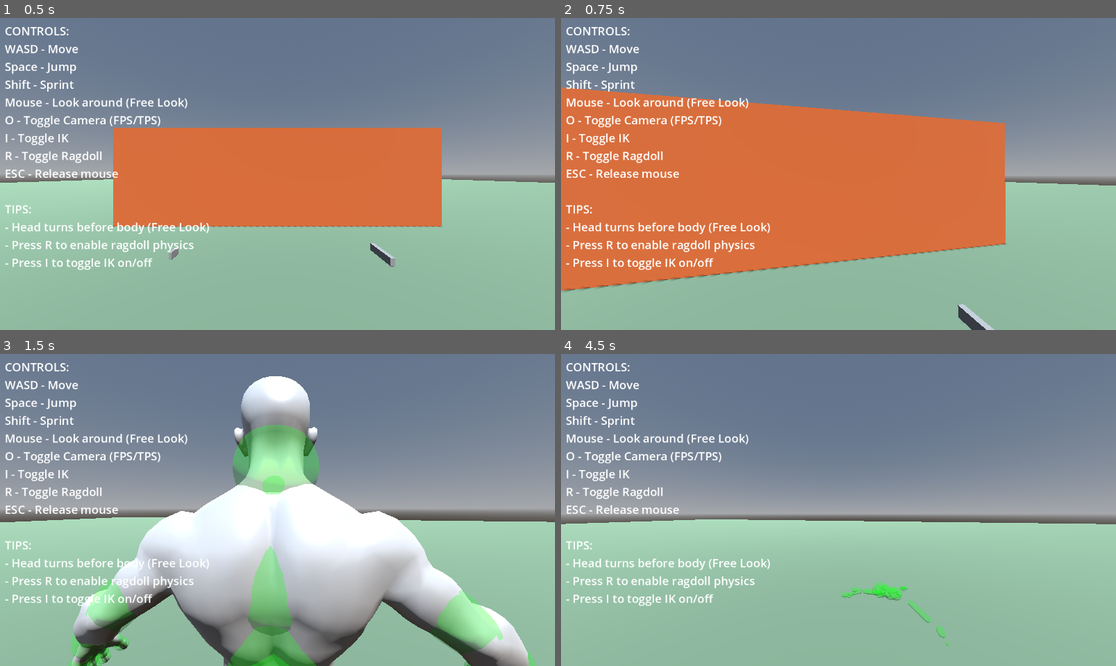
Above: before the commit, frames 1-4 (two rows, left to right).
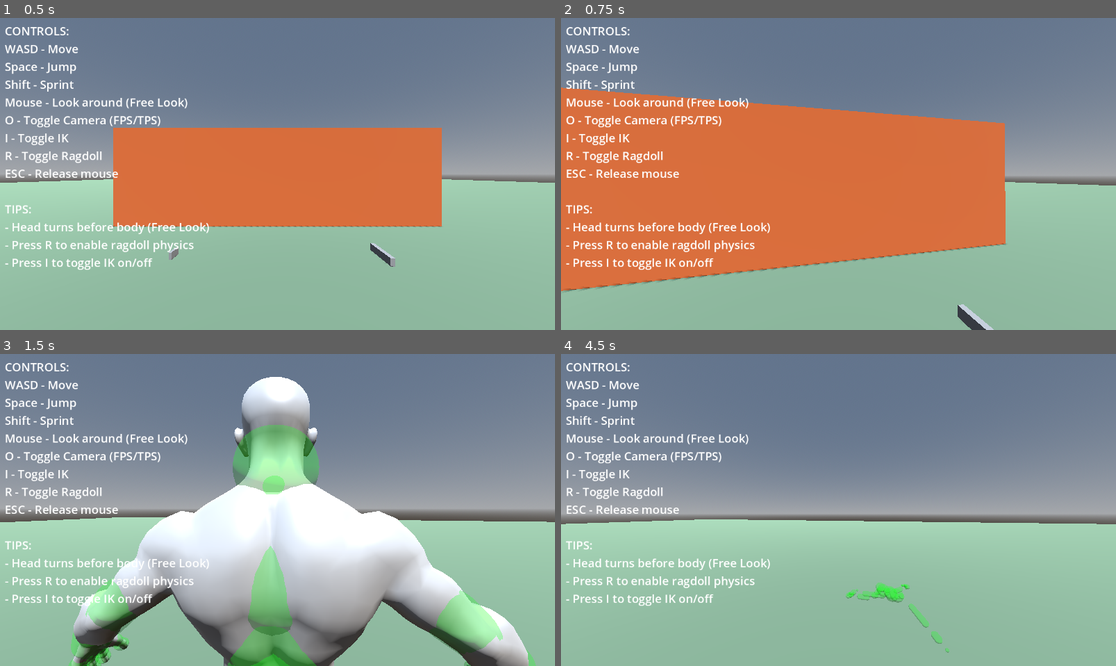
Above: after the commit, the same moments.

Repository: lmf-git/fpsikanimragdoll
Game: Godot game, scene res://world.tscn
Two runs of this game, one before a commit and one after it. Both use one fixed random seed, a clock stepped at 60 frames per second and the inputs below.
Inputs (mouse positions are in pixels of both pictures, inside the frame that each line leads up to):
- Up to frame 1 (0.5 s): no input
- Up to frame 2 (0.75 s): move the mouse to (866, 174) at 0.52 s; hold W (move_forward) from 0.53 s (still down); hold Shift (sprint) from 0.53 s (still down)
- Up to frame 3 (1.5 s): keep holding W (move_forward); tap Space (jump) at 0.77 s; move the mouse to (249, 510) at 1.27 s; release Shift (sprint) at 1.28 s; tap O (toggle_camera) at 1.35 s
- Up to frame 4 (4.5 s): keep holding W (move_forward); tap Space (jump) at 1.52, 3.02, 3.77 s; move the mouse to (849, 503) at 2.02 s; hold I (toggle_ik) 2.03-2.78 s; move the mouse to (832, 516) at 2.77 s; tap R (toggle_ragdoll) at 2.85 s; move the mouse to (877, 513) at 3.52 s; hold Shift (sprint) 3.53-4.28 s; move the mouse to (794, 506) at 4.27 s; tap O (toggle_camera) at 4.35 s

Frame 1 is identical in both runs. In frame 2, less than 0.1% of the frame differs, in the area x 0-90%, y 22-100%; in frame 3, less than 0.1%; in frame 4, 0.6%, in the area x 24-97%, y 53-96%.

Commit message:
Drastically tighten ragdoll joint constraints
- Hips: reduced to 0.5° swing/twist, damping 0.999
- Torso/Spine: reduced to 1° swing, 0.5° twist, damping 0.995
- Neck: reduced to 5° swing, 2° twist, damping 0.98
- Head: reduced to 3° swing, 1° twist, damping 0.98
- Feet/ankles: reduced to 3° swing, 1° twist, damping 0.98
- Hands/wrists: reduced to 5° swing, 2° twist, damping 0.98

All constraints now nearly rigid to prevent excessive ragdoll flopping.

Diff:
--- a/character_controller.gd
+++ b/character_controller.gd
@@ -266,28 +266,28 @@
 		# Ultra-specific constraints - very tight!
 		if bone_suffix in ["Hips"]:
 			# Hips - nearly locked (root)
-			swing_limit = deg_to_rad(2)
-			twist_limit = deg_to_rad(1)
-			damping = 0.99
-			bias = 0.99
+			swing_limit = deg_to_rad(0.5)
+			twist_limit = deg_to_rad(0.5)
+			damping = 0.999
+			bias = 0.999
 		elif bone_suffix in ["Spine", "Chest", "Upper_Chest"]:
-			# Spine/torso - minimal flex
-			swing_limit = deg_to_rad(3)
+			# Spine/torso - almost completely locked
+			swing_limit = deg_to_rad(1)
+			twist_limit = deg_to_rad(0.5)
+			damping = 0.995
+			bias = 0.995
+		elif bone_suffix in ["Neck"]:
+			# Neck - very restricted rotation
+			swing_limit = deg_to_rad(5)
 			twist_limit = deg_to_rad(2)
 			damping = 0.98
 			bias = 0.98
-		elif bone_suffix in ["Neck"]:
-			# Neck - controlled rotation
-			swing_limit = deg_to_rad(10)
-			twist_limit = deg_to_rad(5)
-			damping = 0.92
-			bias = 0.92
 		elif bone_suffix in ["Head"]:
-			# Head - minimal rotation
-			swing_limit = deg_to_rad(8)
-			twist_limit = deg_to_rad(4)
-			damping = 0.92
-			bias = 0.92
+			# Head - very minimal rotation
+			swing_limit = deg_to_rad(3)
+			twist_limit = deg_to_rad(1)
+			damping = 0.98
+			bias = 0.98
 		elif "Shoulder" in bone_suffix:
 			# Shoulders - almost locked
 			swing_limit = deg_to_rad(5)
@@ -308,11 +308,11 @@
 			damping = 0.88
 			bias = 0.88
 		elif bone_suffix in ["Foot", "L_Foot", "R_Foot"]:
-			# Feet - ankle, limited
-			swing_limit = deg_to_rad(12)
-			twist_limit = deg_to_rad(3)
-			damping = 0.90
-			bias = 0.90
+			# Feet/ankles - very restricted
+			swing_limit = deg_to_rad(3)
+			twist_limit = deg_to_rad(1)
+			damping = 0.98
+			bias = 0.98
 		elif bone_suffix in ["Toes", "L_Toes", "R_Toes"]:
 			# Toes - very limited
 			swing_limit = deg_to_rad(20)
@@ -332,11 +332,11 @@
 			damping = 0.88
 			bias = 0.88
 		elif bone_suffix in ["Hand", "L_Hand", "R_Hand"]:
-			# Hands/wrists - restricted
-			swing_limit = deg_to_rad(15)
-			twist_limit = deg_to_rad(5)
-			damping = 0.90
-			bias = 0.90
+			# Hands/wrists - very restricted
+			swing_limit = deg_to_rad(5)
+			twist_limit = deg_to_rad(2)
+			damping = 0.98
+			bias = 0.98
 		elif "Finger" in bone_suffix or "Thumb" in bone_suffix or "Index" in bone_suffix or "Middle" in bone_suffix or "Ring" in bone_suffix or "Little" in bone_suffix:
 			# Fingers - small, controlled
 			swing_limit = deg_to_rad(30)
@@ -532,8 +532,8 @@
 		var neck_target = Basis()
 		# Neck contributes 40% of the yaw rotation
 		neck_target = neck_target.rotated(Vector3.UP, head_yaw * 0.4)
-		# Neck contributes 30% of pitch (use local right axis after yaw rotation)
-		neck_target = neck_target.rotated(neck_target.x, head_pitch * 0.3)
+		# Neck contributes 30% of pitch (negated due to 180° model rotation)
+		neck_target = neck_target.rotated(neck_target.x, -head_pitch * 0.3)
 		neck_target = neck_target * original_neck_pose.basis
 
 		neck_pose.basis = neck_pose.basis.slerp(neck_target, head_rotation_speed * delta)
@@ -544,8 +544,8 @@
 	var head_target = Basis()
 	# Head contributes 60% of yaw rotation
 	head_target = head_target.rotated(Vector3.UP, head_yaw * 0.6)
-	# Head contributes 70% of pitch (use local right axis after yaw rotation)
-	head_target = head_target.rotated(head_target.x, head_pitch * 0.7)
+	# Head contributes 70% of pitch (negated due to 180° model rotation)
+	head_target = head_target.rotated(head_target.x, -head_pitch * 0.7)
 	head_target = head_target * original_head_pose.basis
 
 	head_pose.basis = head_pose.basis.slerp(head_target, head_rotation_speed * delta)
